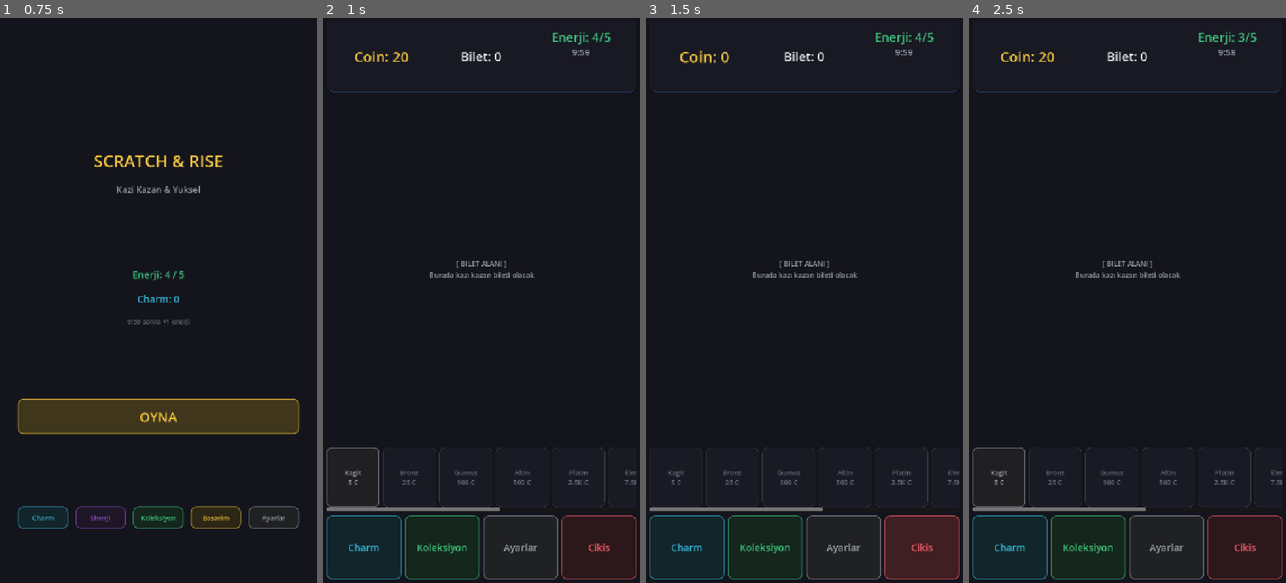
Above: before the commit, frames 1-4 (left to right).
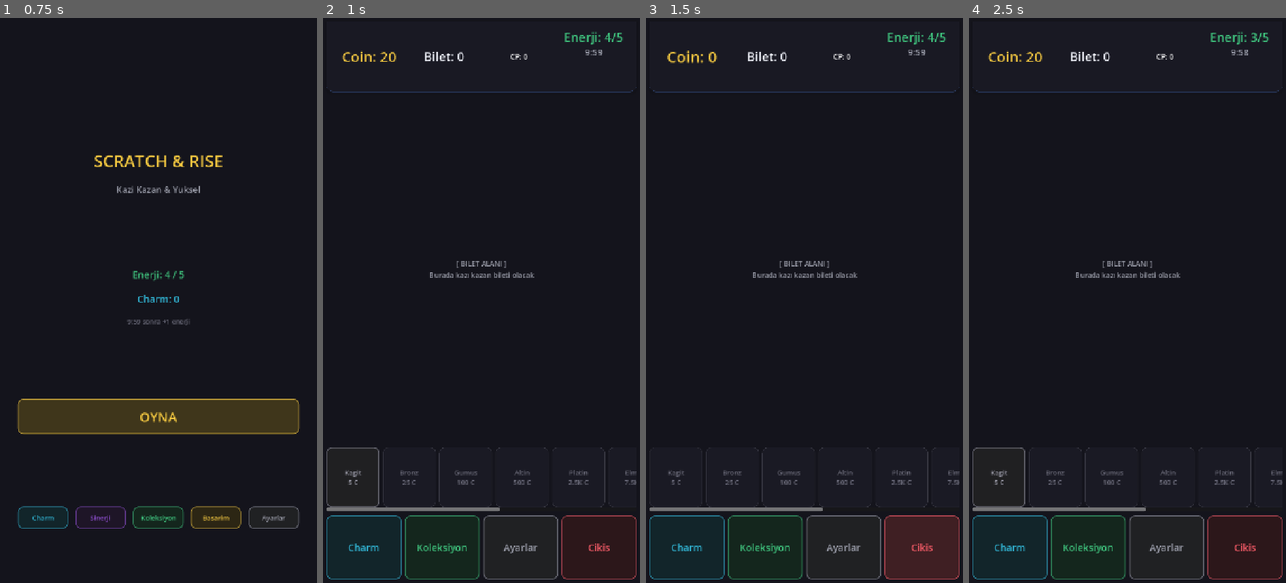
Above: after the commit, the same moments.

Repository: BYGGOLDENSTONE/scratch-and-rise-mobile
Game: Godot game, scene res://scenes/screens/MainMenu.tscn
The game is run twice, just before and just after one commit, with the same random seed, the same clock (stepped at 60 frames per second) and the same inputs.
Inputs:
- Up to frame 1 (0.75 s): click "OYNA" at 0.5 s
- Up to frame 2 (1 s): no input
- Up to frame 3 (1.5 s): click "Cikis" at 1.25 s
- Up to frame 4 (2.5 s): click "TEKRAR OYNA" at 2 s

Frame 1 is identical in both runs. In frame 2, 0.8% of the frame differs, in the area x 6-95%, y 2-8%; in frame 3, 0.8%; in frame 4, 0.8%.

Commit message:
Balans yeniden ayarlama + hizli test sistemi (sim_tickets)
- sim_tickets komutu: test_harness'a eklendi, UI olmadan saniyede binlerce bilet simule eder
- _fast_balance_test.py: Python runner, otomatik Godot baslat + sim calistir + rapor uret
- Alan sayisi siniri: tum tier'lar max 9 alan (Gold 10->9, Legendary 18->9, hepsi 3x3 grid)
- base_reward ayarlama: Silver 45->38, Gold 105->65, Platinum 200->100, Diamond+ benzer oranda
- Silver sembol havuzu 9->11 (seven, crown eklendi)
- ROI egrisi hedeflere oturdu: Paper x1.20, Gold x0.35, Platinum x0.19, Legendary x0.07
- Oyun tasarimi: "En az bilette en cok CP" — Paper karli ama CP/bilet cok dusuk
- CLAUDE.md ve GDD.md guncellendi

Co-Authored-By: Claude Opus 4.6 <noreply@anthropic.com>

Diff:
--- a/scripts/autoload/game_state.gd
+++ b/scripts/autoload/game_state.gd
@@ -5,6 +5,21 @@
 
 const CharmDataRef := preload("res://scripts/systems/charm_data.gd")
 const CollectionRef := preload("res://scripts/systems/collection_system.gd")
+
+# --- Tier-Bazli CP Odul Tablosu ---
+# Her eslesmede bilet tier'ina gore sabit CP kazanilir (coin'den bagimsiz)
+const TIER_CP_REWARDS: Dictionary = {
+	"paper":        { "normal": 0.1,   "big": 0.3,    "jackpot": 1.0 },
+	"bronze":       { "normal": 0.5,   "big": 2.0,    "jackpot": 5.0 },
+	"silver":       { "normal": 2.0,   "big": 5.0,    "jackpot": 15.0 },
+	"gold":         { "normal": 5.0,   "big": 15.0,   "jackpot": 40.0 },
+	"platinum":     { "normal": 12.0,  "big": 35.0,   "jackpot": 100.0 },
+	"diamond_tier": { "normal": 25.0,  "big": 80.0,   "jackpot": 250.0 },
+	"emerald_tier": { "normal": 60.0,  "big": 200.0,  "jackpot": 600.0 },
+	"ruby_tier":    { "normal": 140.0, "big": 500.0,  "jackpot": 1500.0 },
+	"obsidian":     { "normal": 350.0, "big": 1200.0, "jackpot": 4000.0 },
+	"legendary":    { "normal": 800.0, "big": 3000.0, "jackpot": 10000.0 },
+}
 
 # --- Sinyaller ---
 signal coins_changed(new_amount: int)
@@ -39,6 +54,10 @@
 var total_rounds_played: int = 0
 var best_round_coins: int = 0
 var last_round_earnings: int = 0
+
+# --- Tur Ici CP (her tur sifirlanir) ---
+var round_cp: float = 0.0
+var last_round_cp: float = 0.0
 
 # --- Koleksiyon & Sinerji ---
 var collected_pieces: Dictionary = {}  # { "set_id": ["piece1", "piece2"] }
@@ -164,12 +183,13 @@
 	_free_ticket_active = false
 	_current_match_streak = 0
 	_son_hamle_used = 0
+	round_cp = 0.0
 	round_started.emit()
 	print("[GameState] Tur başladı — Başlangıç coin: ", coins)
 	return true
 
 
-## Tur bitir — charm puanı hesapla
+## Tur bitir — charm puanı hesapla (tier-bazli CP)
 func end_round() -> void:
 	if not in_round:
 		return
@@ -179,10 +199,12 @@
 	total_coins_earned += earned
 	if earned > best_round_coins:
 		best_round_coins = earned
-	var charm_earned := calc_charm_from_coins(earned)
+	last_round_cp = round_cp
+	var charm_earned := int(round_cp)
 	charm_points += charm_earned
+	round_cp = 0.0
 	round_ended.emit(earned)
-	print("[GameState] Tur bitti — Kazanılan: ", earned, " Charm: ", charm_earned)
+	print("[GameState] Tur bitti — Kazanılan: ", earned, " CP: ", last_round_cp, " (int: ", charm_earned, ")")
 	coins = 0
 
 
@@ -206,9 +228,15 @@
 	return base + bonus + mega_bonus + col_bonus
 
 
-## Coin'den charm puanı hesapla
-func calc_charm_from_coins(earned: int) -> int:
-	return int(earned / 100.0)
+## Bilet tier'ina gore CP hesapla
+func get_ticket_cp(ticket_tier: String, match_tier: String) -> float:
+	var tier_rewards: Dictionary = TIER_CP_REWARDS.get(ticket_tier, TIER_CP_REWARDS["paper"])
+	return tier_rewards.get(match_tier, 0.0)
+
+
+## Coin'den charm puanı hesapla (DEPRECATED — tier-bazli CP kullaniliyor)
+func calc_charm_from_coins(_earned: int) -> int:
+	return 0
 
 
 ## Charm seviyesini al
--- a/scripts/autoload/test_harness.gd
+++ b/scripts/autoload/test_harness.gd
@@ -5,6 +5,8 @@
 ## Release build'de devre disi.
 
 const POLL_INTERVAL := 0.5
+const TicketDataRef := preload("res://scripts/ticket/ticket_data.gd")
+const MatchSystemRef := preload("res://scripts/systems/match_system.gd")
 
 var _project_dir := ""
 var _cmd_path := ""
@@ -113,6 +115,8 @@
 			result = {"energy": GameState.energy}
 		"list_buttons":
 			result = _cmd_list_buttons()
+		"sim_tickets":
+			result = _cmd_sim_tickets(cmd)
 		_:
 			result = {"error": "Bilinmeyen komut: %s" % cmd["command"]}
 	_write_state(result)
@@ -241,6 +245,106 @@
 		})
 	for child in node.get_children():
 		_collect_buttons(child, out)
+
+
+# ────────────────────────────────────────────
+# Bilet Simulasyonu (UI yok, saf hesaplama)
+# ────────────────────────────────────────────
+
+func _cmd_sim_tickets(cmd: Dictionary) -> Dictionary:
+	var count: int = cmd.get("count", 100)
+	var ticket_type: String = cmd.get("ticket_type", "all")
+	var starting_coins: int = cmd.get("starting_coins", 20)
+
+	if ticket_type == "all":
+		# Tum tier'lari tek seferde simule et
+		var results := {}
+		for tier_key in TicketDataRef.TICKET_ORDER:
+			results[tier_key] = _sim_single_tier(tier_key, count, starting_coins)
+		return {"sim_results": results}
+	else:
+		if not TicketDataRef.TICKET_CONFIGS.has(ticket_type):
+			return {"error": "Bilinmeyen bilet turu: %s" % ticket_type, "valid": TicketDataRef.TICKET_ORDER}
+		var tier_result := _sim_single_tier(ticket_type, count, starting_coins)
+		return {"sim_results": {ticket_type: tier_result}}
+
+
+func _sim_single_tier(ticket_type: String, max_count: int, starting_coins: int) -> Dictionary:
+	var config: Dictionary = TicketDataRef.TICKET_CONFIGS[ticket_type]
+	var price: int = config["price"]
+
+	var coins: int = starting_coins
+	var tickets_played := 0
+	var total_spent := 0
+	var total_earned := 0
+	var total_cp := 0.0
+	var tier_counts := {"normal": 0, "big": 0, "jackpot": 0, "none": 0}
+	var coin_history := [coins]
+	var rewards := []
+	var multipliers := []
+
+	for i in range(max_count):
+		if coins < price:
+			break
+
+		# Bilet al
+		coins -= price
+		total_spent += price
+		tickets_played += 1
+
+		# Sembol uret ve eslesme kontrol
+		var symbols: Array = TicketDataRef.get_random_symbols(ticket_type)
+		var match_result: Dictionary = MatchSystemRef.check_match(symbols, ticket_type)
+
+		var reward: int = 0
+		var cp: float = 0.0
+
+		if match_result["has_match"]:
+			reward = match_result["reward"]
+			var tier: String = match_result["tier"]
+			tier_counts[tier] += 1
+			cp = GameState.get_ticket_cp(ticket_type, tier)
+			multipliers.append(match_result["multiplier"])
+		else:
+			tier_counts["none"] += 1
+			multipliers.append(0)
+
+		coins += reward
+		total_earned += reward
+		total_cp += cp
+		coin_history.append(coins)
+		rewards.append(reward)
+
+	var net: int = total_earned - total_spent
+	var avg_roi: float = float(total_earned) / float(total_spent) if total_spent > 0 else 0.0
+	var match_rate: float = float(tickets_played - tier_counts["none"]) / float(tickets_played) if tickets_played > 0 else 0.0
+	var cp_per_ticket: float = total_cp / float(tickets_played) if tickets_played > 0 else 0.0
+
+	# Coin history'yi kisalt (cok buyukse sadece 200 nokta)
+	var history_out: Array = coin_history
+	if coin_history.size() > 200:
+		history_out = []
+		var step: float = float(coin_history.size() - 1) / 199.0
+		for j in range(200):
+			history_out.append(coin_history[int(j * step)])
+
+	return {
+		"tickets_played": tickets_played,
+		"total_spent": total_spent,
+		"total_earned": total_earned,
+		"net": net,
+		"avg_roi": snappedf(avg_roi, 0.001),
+		"match_rate": snappedf(match_rate, 0.001),
+		"tier_counts": tier_counts,
+		"total_cp": snappedf(total_cp, 0.01),
+		"cp_per_ticket": snappedf(cp_per_ticket, 0.001),
+		"final_coins": coins,
+		"coin_history": history_out,
+		"rewards": rewards,
+		"multipliers": multipliers,
+		"price": price,
+		"base_reward": config["base_reward"],
+	}
 
 
 # ────────────────────────────────────────────
--- a/scripts/main/main.gd
+++ b/scripts/main/main.gd
@@ -43,6 +43,7 @@
 var _is_first_ticket_of_round: bool = true  # Erken Kus charm icin
 var _no_match_count: int = 0  # Sanssiz Sansli basarimi icin
 var _settings_popup: PanelContainer = null  # Ayarlar popup referansi
+var _cp_label: Label = null  # Top bar CP gostergesi
 
 
 func _ready() -> void:
@@ -53,6 +54,7 @@
 	energy_label.mouse_filter = Control.MOUSE_FILTER_STOP
 	energy_label.gui_input.connect(_on_debug_tap_input)
 	_apply_theme()
+	_setup_cp_label()
 	_build_ticket_buttons()
 	_update_ui()
 	_update_ticket_buttons()
@@ -80,6 +82,31 @@
 	ThemeHelper.make_button(koleksiyon_btn, ThemeHelper.p("success"), 22)
 	ThemeHelper.make_button(ayarlar_btn, ThemeHelper.p("text_secondary"), 22)
 	ThemeHelper.make_button(back_btn, ThemeHelper.p("danger"), 22)
+	# CP label stili
+	if _cp_label:
+		ThemeHelper.style_label(_cp_label, ThemeHelper.p("info"), 28)
+
+
+func _setup_cp_label() -> void:
+	_cp_label = Label.new()
+	_cp_label.text = "CP: 0"
+	_cp_label.horizontal_alignment = HORIZONTAL_ALIGNMENT_CENTER
+	_cp_label.vertical_alignment = VERTICAL_ALIGNMENT_CENTER
+	_cp_label.size_flags_horizontal = Control.SIZE_EXPAND_FILL
+	# TicketCountLabel'dan sonra, EnergyBox'tan once ekle
+	var hbox: HBoxContainer = get_node("UILayer/UIRoot/VBox/TopBar/HBox")
+	var energy_box_idx: int = hbox.get_node("EnergyBox").get_index()
+	hbox.add_child(_cp_label)
+	hbox.move_child(_cp_label, energy_box_idx)
+
+
+func _update_cp_label() -> void:
+	if _cp_label:
+		var cp_val: float = GameState.round_cp
+		if cp_val == int(cp_val):
+			_cp_label.text = "CP: %d" % int(cp_val)
+		else:
+			_cp_label.text = "CP: %.1f" % cp_val
 
 
 func _process(_delta: float) -> void:
@@ -130,6 +157,7 @@
 	coin_label.text = "Coin: %s" % GameState.format_number(GameState.coins)
 	energy_label.text = "Enerji: %d/%d" % [GameState.energy, GameState.get_max_energy()]
 	ticket_count_label.text = "Bilet: %d" % tickets_scratched
+	_update_cp_label()
 
 
 func _on_coins_changed(_new_amount: int) -> void:
@@ -375,7 +403,11 @@
 		match_data["reward"] = reward
 		GameState.add_coins(reward)
 		_show_coin_delta(reward)
-		print("[Main] Eslesme! +", reward, " coin")
+		# Tier-bazli CP hesapla ve ekle
+		var cp_earned: float = GameState.get_ticket_cp(ticket_type, match_data["tier"])
+		GameState.round_cp += cp_earned
+		_update_cp_label()
+		print("[Main] Eslesme! +", reward, " coin, +", cp_earned, " CP")
 	else:
 		print("[Main] Eslesme yok")
 
--- a/scripts/screens/round_end.gd
+++ b/scripts/screens/round_end.gd
@@ -57,9 +57,14 @@
 
 func _update_ui() -> void:
 	earned_label.text = "Kazanilan: %s coin" % GameState.format_number(_round_earnings)
-	var charm_earned := GameState.calc_charm_from_coins(_round_earnings)
-	charm_earned_label.text = "+%d Charm Puani" % charm_earned
-	total_charm_label.text = "Toplam Charm: %s" % GameState.format_number(GameState.charm_points)
+	var charm_earned := int(GameState.last_round_cp)
+	var cp_display: String
+	if GameState.last_round_cp == int(GameState.last_round_cp):
+		cp_display = str(int(GameState.last_round_cp))
+	else:
+		cp_display = "%.1f" % GameState.last_round_cp
+	charm_earned_label.text = "+%s CP" % cp_display
+	total_charm_label.text = "Toplam CP: %s" % GameState.format_number(GameState.charm_points)
 	energy_label.text = "Enerji: %d / %d" % [GameState.energy, GameState.get_max_energy()]
 	# Tur istatistikleri
 	var rs: Dictionary = GameState.round_stats
@@ -95,10 +100,10 @@
 
 
 func _on_ad_completed() -> void:
-	# Bonus: %50 ekstra charm
-	var bonus := GameState.calc_charm_from_coins(_round_earnings) / 2
+	# Bonus: %50 ekstra CP (tier-bazli)
+	var bonus := int(GameState.last_round_cp * 0.5)
 	if bonus < 1:
 		bonus = 1
 	GameState.charm_points += bonus
 	_update_ui()
-	print("[RoundEnd] Ad bonus: +", bonus, " charm")
+	print("[RoundEnd] Ad bonus: +", bonus, " CP")
--- a/scripts/ticket/ticket_data.gd
+++ b/scripts/ticket/ticket_data.gd
@@ -93,65 +93,65 @@
 	"silver": {
 		"name": "Gumus",
 		"price": 100,
-		"base_reward": 45,      # x1 = kayip 55 (%55), ROI ~x0.65
-		"area_count": 9,
-		"columns": 3,
-		"symbol_pool": ["cherry", "lemon", "grape", "star", "moon", "clover", "bell", "diamond", "heart"],
+		"base_reward": 38,      # ROI ~x0.65 hedefi
+		"area_count": 9,
+		"columns": 3,
+		"symbol_pool": ["cherry", "lemon", "grape", "star", "moon", "clover", "bell", "diamond", "heart", "seven", "crown"],
 	},
 	"gold": {
 		"name": "Altin",
 		"price": 500,
-		"base_reward": 105,     # x1 = kayip 395 (%79), ROI ~x0.35
-		"area_count": 10,
-		"columns": 5,
+		"base_reward": 65,      # ROI ~x0.35 hedefi
+		"area_count": 9,
+		"columns": 3,
 		"symbol_pool": ["cherry", "lemon", "grape", "star", "moon", "clover", "bell", "diamond", "heart", "seven", "crown", "horseshoe"],
 	},
 	"platinum": {
 		"name": "Platin",
 		"price": 2500,
-		"base_reward": 200,     # x1 = kayip 2300 (%92), ROI ~x0.20
-		"area_count": 12,
-		"columns": 4,
+		"base_reward": 100,     # ROI ~x0.20 hedefi
+		"area_count": 9,
+		"columns": 3,
 		"symbol_pool": ["cherry", "lemon", "grape", "star", "moon", "clover", "bell", "diamond", "heart", "seven", "crown", "horseshoe", "phoenix", "dragon", "dice"],
 	},
 	"diamond_tier": {
 		"name": "Elmas",
 		"price": 7500,
-		"base_reward": 450,     # x1 = kayip 7050 (%94), ROI ~x0.15
-		"area_count": 12,
-		"columns": 4,
+		"base_reward": 225,     # ROI ~x0.15 hedefi
+		"area_count": 9,
+		"columns": 3,
 		"symbol_pool": ["cherry", "lemon", "grape", "star", "moon", "clover", "bell", "diamond", "heart", "seven", "crown", "horseshoe", "phoenix", "dragon", "dice", "ruby_gem", "sapphire"],
 	},
 	"emerald_tier": {
 		"name": "Zumrut",
 		"price": 20000,
-		"base_reward": 1000,    # x1 = kayip 19000 (%95), ROI ~x0.12
-		"area_count": 14,
-		"columns": 7,
+		"base_reward": 430,     # ROI ~x0.12 hedefi
+		"area_count": 9,
+		"columns": 3,
 		"symbol_pool": ["cherry", "lemon", "grape", "star", "moon", "clover", "bell", "diamond", "heart", "seven", "crown", "horseshoe", "phoenix", "dragon", "dice", "ruby_gem", "sapphire", "emerald_gem", "pearl"],
 	},
 	"ruby_tier": {
 		"name": "Yakut",
 		"price": 50000,
-		"base_reward": 2000,    # x1 = kayip 48000 (%96), ROI ~x0.10
-		"area_count": 15,
-		"columns": 5,
+		"base_reward": 750,     # ROI ~x0.10 hedefi
+		"area_count": 9,
+		"columns": 3,
 		"symbol_pool": ["cherry", "lemon", "grape", "star", "moon", "clover", "bell", "diamond", "heart", "seven", "crown", "horseshoe", "phoenix", "dragon", "dice", "ruby_gem", "sapphire", "emerald_gem", "pearl", "fire", "skull"],
 	},
 	"obsidian": {
 		"name": "Obsidyen",
 		"price": 125000,
-		"base_reward": 4000,    # x1 = kayip 121000 (%97), ROI ~x0.08
-		"area_count": 16,
-		"columns": 4,
+		"base_reward": 1000,    # ROI ~x0.08 hedefi
+		"area_count": 9,
+		"columns": 3,
 		"symbol_pool": ["cherry", "lemon", "grape", "star", "moon", "clover", "bell", "diamond", "heart", "seven", "crown", "horseshoe", "phoenix", "dragon", "dice", "ruby_gem", "sapphire", "emerald_gem", "pearl", "fire", "skull", "unicorn", "lightning"],
 	},
 	"legendary": {
 		"name": "Efsane",
 		"price": 300000,
-		"base_reward": 7500,    # x1 = kayip 292500 (%98), ROI ~x0.06
-		"area_count": 18,
-		"columns": 6,
+		"base_reward": 1800,    # ROI ~x0.06 hedefi
+		"area_count": 9,
+		"columns": 3,
 		"symbol_pool": ["cherry", "lemon", "grape", "star", "moon", "clover", "bell", "diamond", "heart", "seven", "crown", "horseshoe", "phoenix", "dragon", "dice", "ruby_gem", "sapphire", "emerald_gem", "pearl", "fire", "skull", "unicorn", "lightning", "anchor", "crystal"],
 	},
 }
Not shown, changed: CLAUDE.md
Not shown, added: _fast_balance_test.py
Not shown, changed: docs/GDD.md
